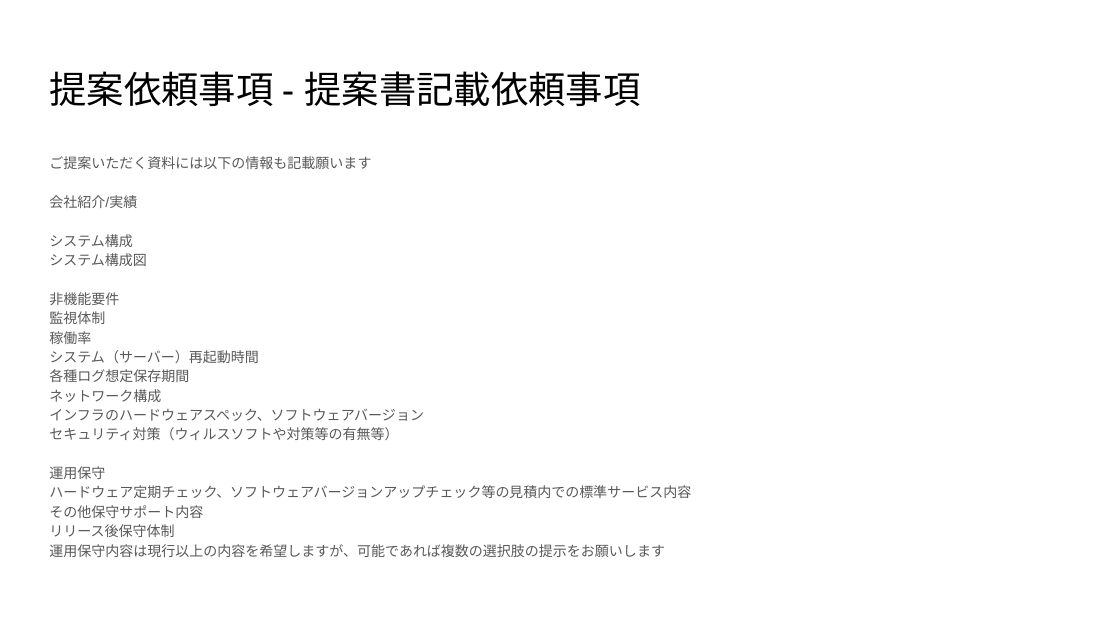
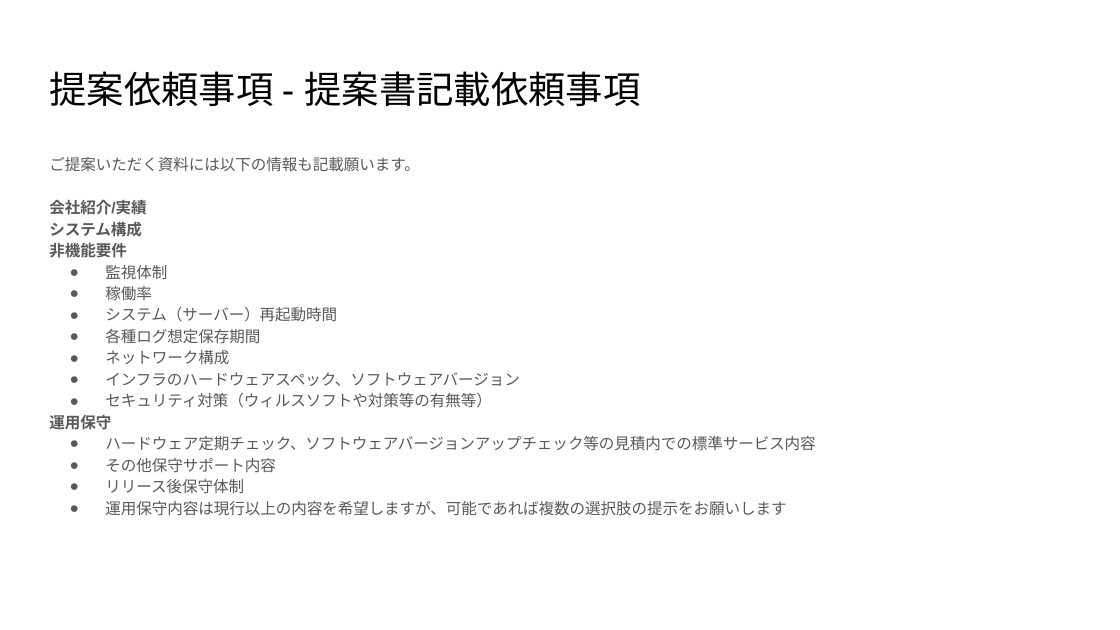
Before and after one commit to tomoriyamaaa/pm-cause-ec, a slide deck: slide 15 of RFP/RFP.pptx (slide 11 before the commit). Drawn at 1120x630 pixels with LibreOffice and Linux fonts; fonts in the diff are those of the drawing. Boxes give left, top, right and bottom in pixels: in the first picture for what was removed or moved away, otherwise in the second. Text is boxed around its words. In the diff, an @@ line names an element or a change of style, - is before the commit and + after.

```diff
--- a/RFP/RFP.pptx
+++ b/RFP/RFP.pptx
@@ text at bbox=[49, 157, 419, 171]: text changed; size 9 to 10 pt @@
-ご提案いただく資料には以下の情報も記載願います
+ご提案いただく資料には以下の情報も記載願います。
@@ text at bbox=[49, 200, 815, 516]: size 9 to 10 pt; bold on in "会社紹介/実績", "システム構成", "非機能要件", "運用保守"; bullet none to ● @@
@@ text at bbox=[49, 253, 147, 266]: paragraph removed @@
-システム構成図
```
Also in this commit, not shown: 8 other slides changed, 4 slides added.
